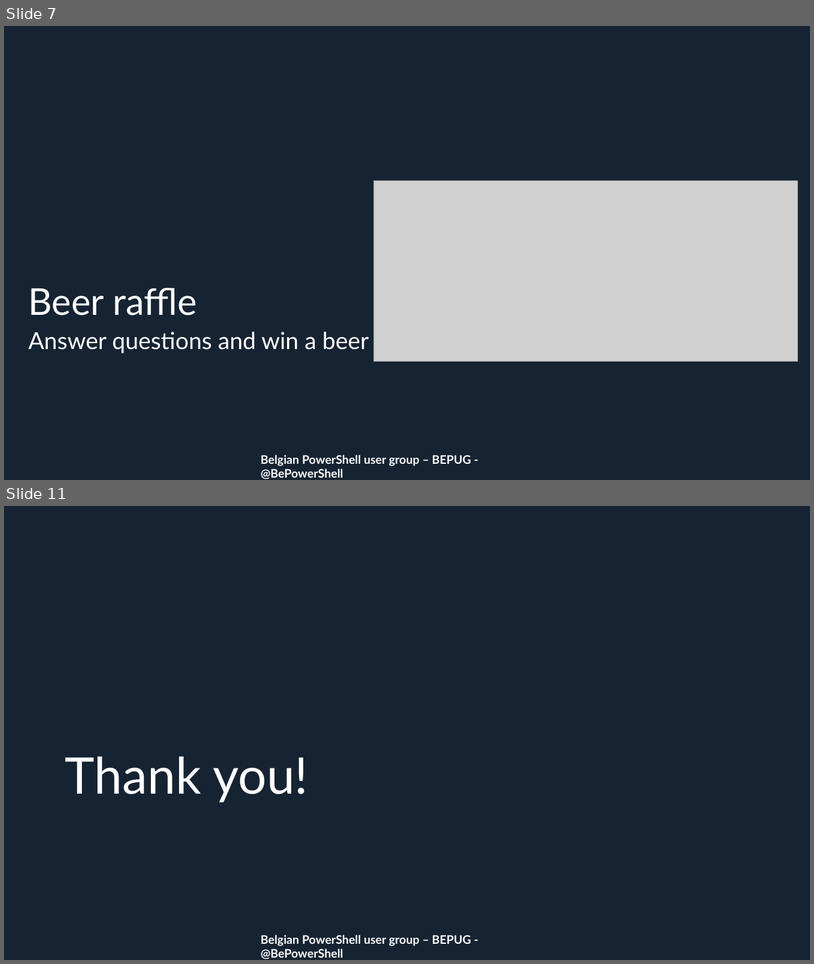
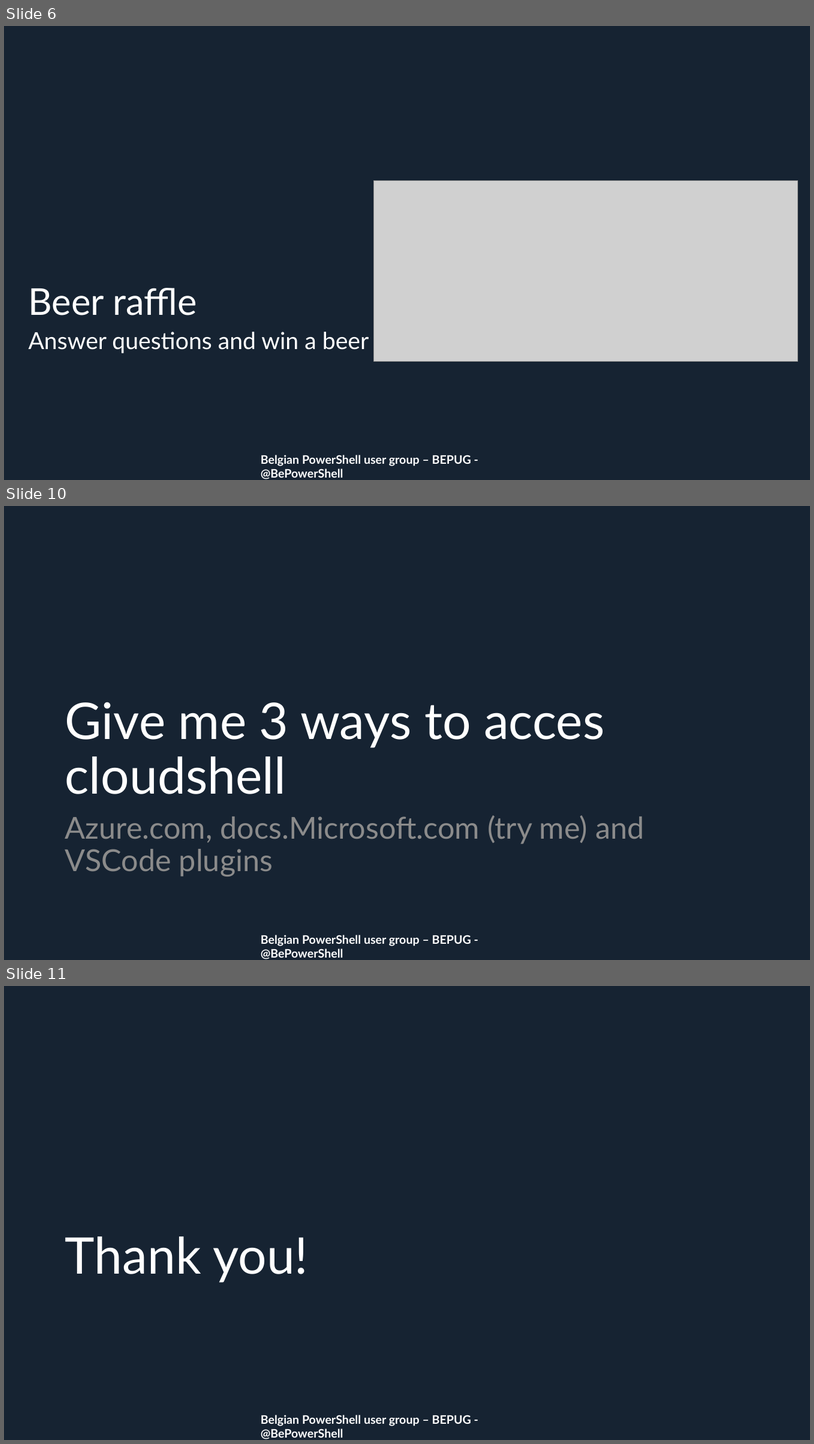
Before and after one commit to BEPUG/meetups, a slide deck: 20180927/_bepug/meetup27092018-outro.pptx. Shown one above the other, each under a label of ours: slides 7 and 11 before the commit, slides 6, 10 and 11 after it; the slides between them are not shown. The pictures are 814x964 and 814x1444 pixels, drawn with LibreOffice and Linux fonts; fonts in the diff are those of the drawing; grey boxes stand for pictures; background and template pictures are left out. Boxes give left, top, right and bottom in pixels: in the first picture for what was removed or moved away, otherwise in the second. Text is boxed around its words. In the diff, an @@ line names an element or a change of style, - is before the commit and + after.

```diff
--- a/20180927/_bepug/meetup27092018-outro.pptx
+++ b/20180927/_bepug/meetup27092018-outro.pptx
@@ slide 10 added at (x1=4, y1=506, x2=810, y2=960), background #162332; not listed: 1 template element that a slide beside it also shows @@
@@ title added at (x1=65, y1=702, x2=605, y2=794), 60 pt, text #FFFFFF @@
+Give me 3 ways to acces cloudshell
@@ text added at (x1=65, y1=815, x2=644, y2=876), 36 pt, text #8C8C8C @@
+Azure.com, docs.Microsoft.com (try me) and VSCode plugins
@@ what was slide 7 is now slide 6 @@
```
Also in this commit, not shown: 1 slide changed, 3 other slides added, 4 slides removed, 1 other file.
